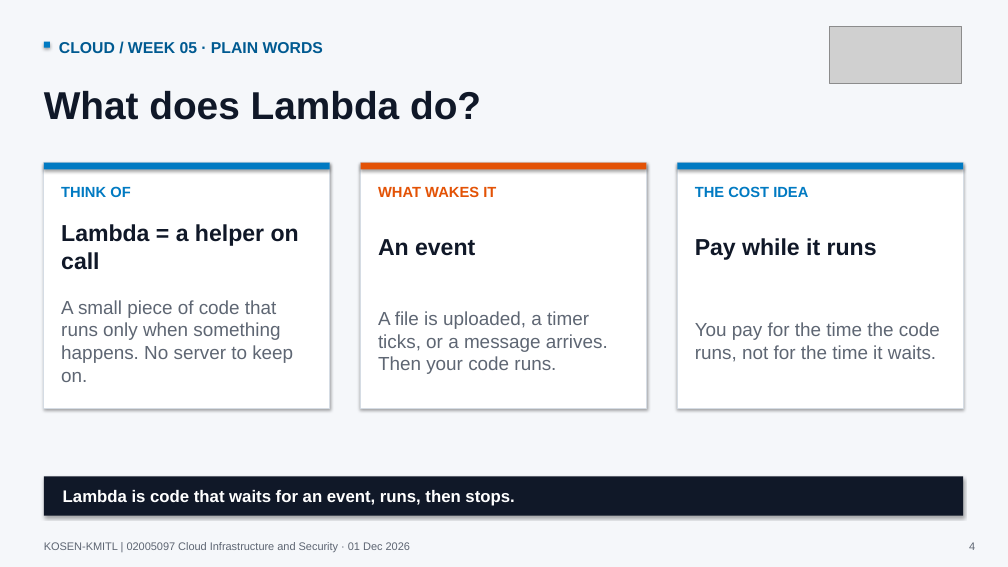
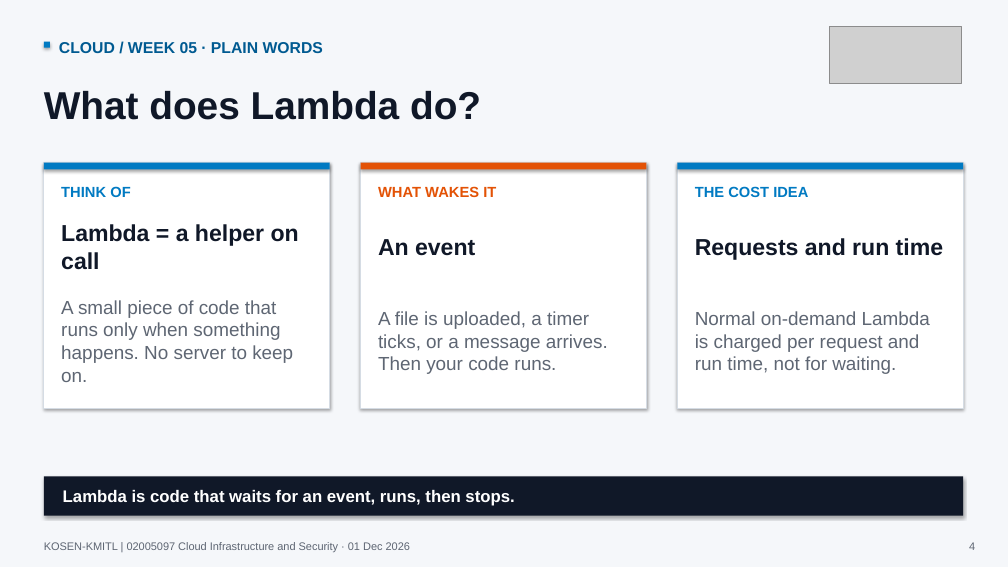
Before and after one commit to nutthakorn7/cloud-infrastructure-security, a slide deck: slide 4 of slides/weekly-bridges/output/Week05_Cloud_Course_Bridge.pptx. Drawn at 1008x567 pixels with LibreOffice and Linux fonts; fonts in the diff are those of the drawing; grey boxes stand for pictures. Boxes give left, top, right and bottom in pixels: in the first picture for what was removed or moved away, otherwise in the second. Text is boxed around its words. In the diff, an @@ line names an element or a change of style, - is before the commit and + after.

```diff
--- a/slides/weekly-bridges/output/Week05_Cloud_Course_Bridge.pptx
+++ b/slides/weekly-bridges/output/Week05_Cloud_Course_Bridge.pptx
@@ text at (695, 238, 943, 260): text changed @@
-Pay while it runs
+Requests and run time
@@ text at (695, 311, 930, 374): text changed @@
-You pay for the time the code runs, not for the time it waits.
+Normal on-demand Lambda is charged per request and run time, not for waiting.
```
Also in this commit, not shown: 1 other slide changed, 2 other files.
